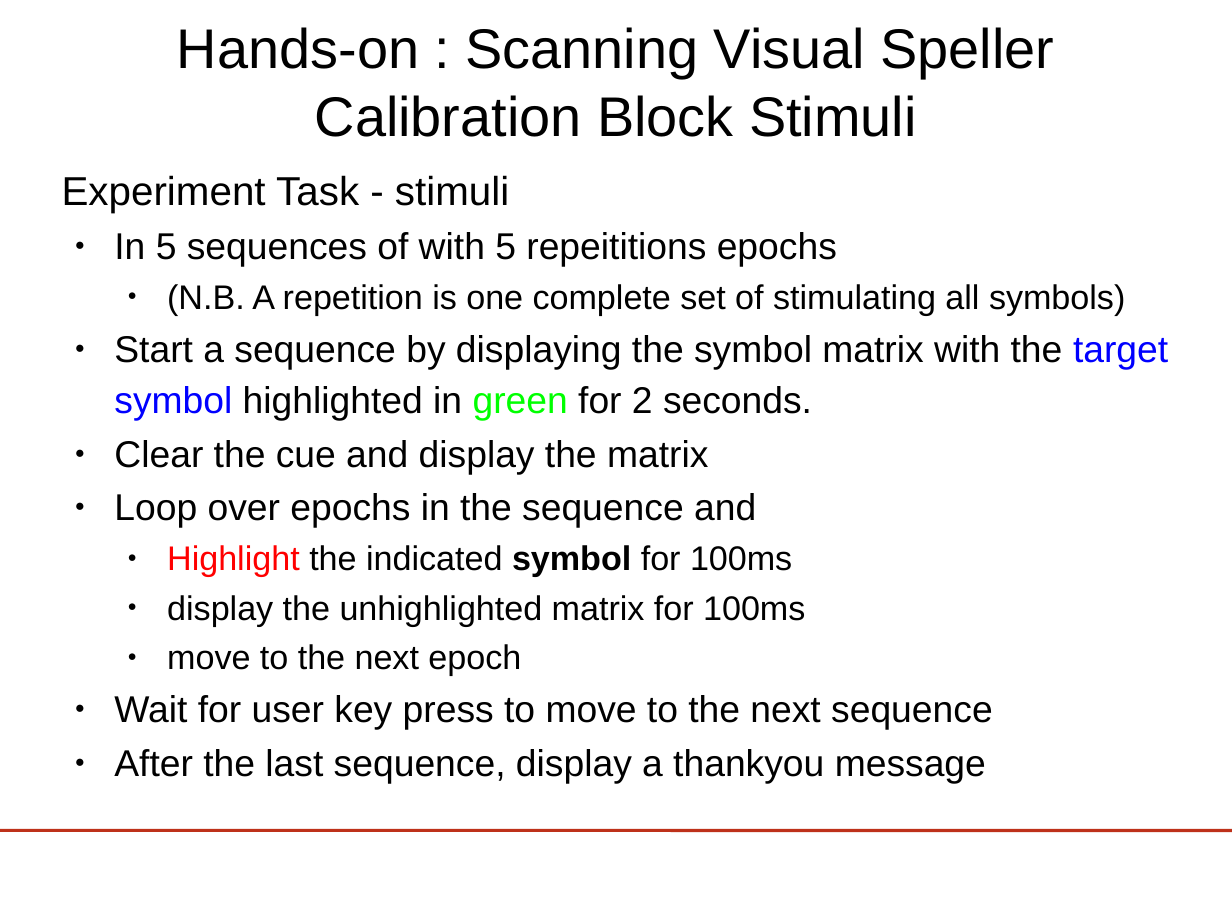
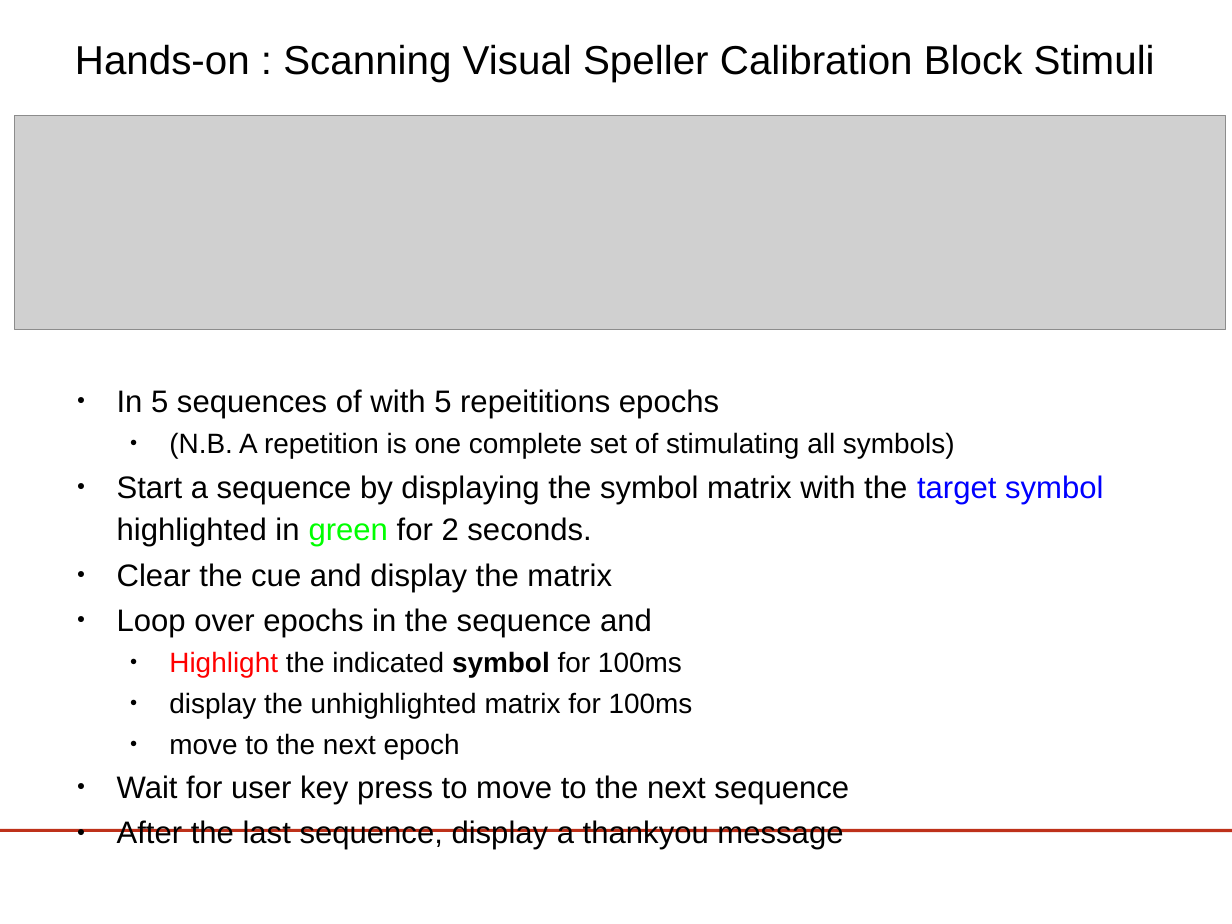
Before and after one commit to jadref/buffer_bci, a slide deck: slide 7 of tutorial/lect5-visspell/visualSpeller.odp (slide 6 before the commit). Drawn at 1232x924 pixels with LibreOffice and Linux fonts; fonts in the diff are those of the drawing; grey boxes stand for pictures; background and template pictures are left out. Boxes give left, top, right and bottom in pixels: in the first picture for what was removed or moved away, otherwise in the second. Text is boxed around its words. In the diff, an @@ line names an element or a change of style, - is before the commit and + after.

```diff
--- a/tutorial/lect5-visspell/visualSpeller.odp
+++ b/tutorial/lect5-visspell/visualSpeller.odp
@@ title "Hands-on : Scanning Visual Speller ..." at [75, 44, 1155, 82]: size 36 to 26 pt @@
@@ picture added at [15, 115, 1226, 330] @@
@@ text at [62, 175, 509, 213]: paragraph removed @@
-Experiment Task - stimuli
@@ text "In 5 sequences of with ...": place and size @@
-text "In 5 sequences of with ..." at [62, 175, 1168, 783]
+text "In 5 sequences of with ..." at [117, 389, 1103, 850]
@@ text "In 5 sequences of with ..." at [117, 389, 1103, 850]: size 24 to 20 pt in "In 5 sequences of with 5 repeititions ...", "Start a sequence by displaying the symbol ...", "Clear the cue and display the matrix", "Loop over epochs in the sequence and" and 2 more places; size 22 to 18 pt in "(N.B. A repetition is one complete set ...", "Highlight the indicated symbol for 100ms", "display the unhighlighted matrix for 100ms", "move to the next epoch" @@
```
Also in this commit, not shown: 4 other slides changed, 5 slides added, 1 slide removed, 1 other file.
